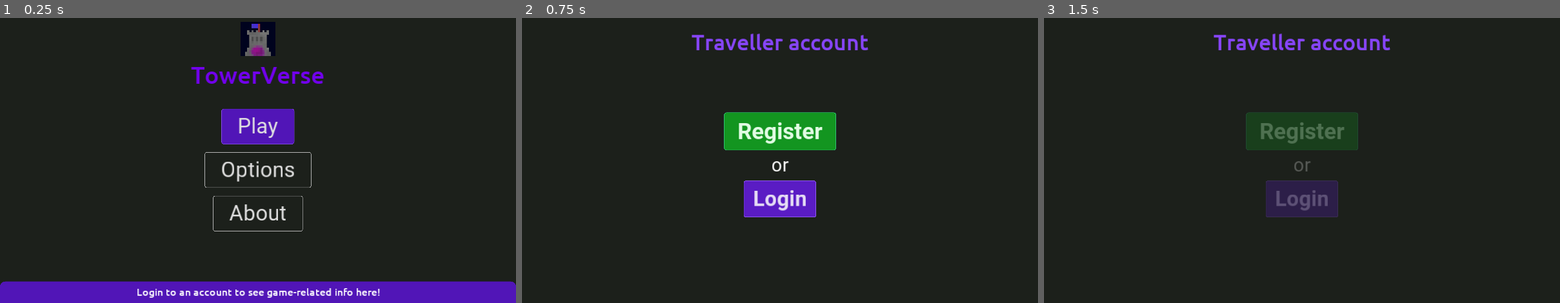
Above: before the commit, frames 1-3 (left to right).
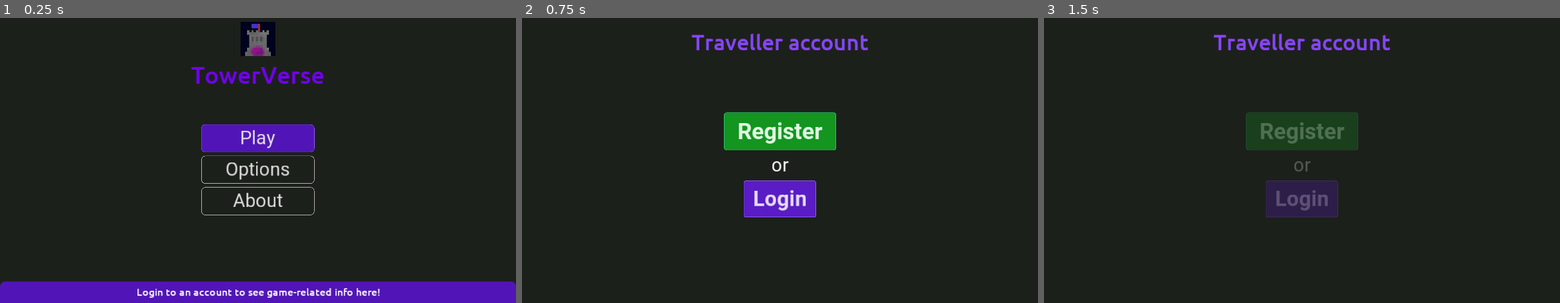
Above: after the commit, the same moments.

Repository: TowerVerse/towerverseandroid
Game: Godot game, scene res://assets/Scenes/StartMenu.tscn
The game is run twice, just before and just after one commit, with the same random seed, the same clock (stepped at 60 frames per second) and the same inputs.
Inputs:
- Up to frame 1 (0.25 s): no input
- Up to frame 2 (0.75 s): click "Play" at 0.5 s
- Up to frame 3 (1.5 s): click "Register" at 1.25 s

The runs differ from the first frame. In frame 1, 3.5% of the frame differs, in the area x 39-61%, y 31-75%; in frame 2, nothing differs; in frame 3, nothing differs.

Commit message:
Start menu buttons same size

Diff:
--- a/assets/Scenes/StartMenu.tscn
+++ b/assets/Scenes/StartMenu.tscn
@@ -13,8 +13,8 @@
 [sub_resource type="StyleBoxFlat" id=2]
 content_margin_left = 60.0
 content_margin_right = 60.0
-content_margin_top = 18.0
-content_margin_bottom = 18.0
+content_margin_top = 10.0
+content_margin_bottom = 10.0
 bg_color = Color( 0.317647, 0.0823529, 0.717647, 1 )
 border_width_left = 2
 border_width_top = 2
@@ -22,10 +22,10 @@
 border_width_bottom = 2
 border_color = Color( 0.576471, 0.352941, 0.952941, 1 )
 border_blend = true
-corner_radius_top_left = 9
-corner_radius_top_right = 9
-corner_radius_bottom_right = 9
-corner_radius_bottom_left = 9
+corner_radius_top_left = 15
+corner_radius_top_right = 15
+corner_radius_bottom_right = 15
+corner_radius_bottom_left = 15
 corner_detail = 10
 
 [sub_resource type="StyleBoxFlat" id=3]
@@ -40,42 +40,42 @@
 border_width_bottom = 4
 border_color = Color( 0.898039, 0.862745, 0.956863, 1 )
 border_blend = true
-corner_radius_top_left = 9
-corner_radius_top_right = 9
-corner_radius_bottom_right = 9
-corner_radius_bottom_left = 9
+corner_radius_top_left = 15
+corner_radius_top_right = 15
+corner_radius_bottom_right = 15
+corner_radius_bottom_left = 15
 corner_detail = 10
 
 [sub_resource type="DynamicFontData" id=4]
 font_path = "res://assets/Fonts/Roboto-Regular.ttf"
 
 [sub_resource type="DynamicFont" id=5]
-size = 80
+size = 70
 use_filter = true
 font_data = SubResource( 4 )
 
 [sub_resource type="StyleBoxFlat" id=6]
 content_margin_left = 60.0
 content_margin_right = 60.0
-content_margin_top = 18.0
-content_margin_bottom = 18.0
+content_margin_top = 10.0
+content_margin_bottom = 10.0
 bg_color = Color( 0.109804, 0.12549, 0.105882, 1 )
 border_width_left = 2
 border_width_top = 2
 border_width_right = 2
 border_width_bottom = 2
 border_color = Color( 0.705882, 0.705882, 0.705882, 1 )
-corner_radius_top_left = 7
-corner_radius_top_right = 7
-corner_radius_bottom_right = 7
-corner_radius_bottom_left = 7
+corner_radius_top_left = 15
+corner_radius_top_right = 15
+corner_radius_bottom_right = 15
+corner_radius_bottom_left = 15
 corner_detail = 10
 
 [sub_resource type="StyleBoxFlat" id=7]
 content_margin_left = 60.0
 content_margin_right = 60.0
-content_margin_top = 18.0
-content_margin_bottom = 18.0
+content_margin_top = 10.0
+content_margin_bottom = 10.0
 bg_color = Color( 0.109804, 0.12549, 0.105882, 1 )
 draw_center = false
 border_width_left = 4
@@ -84,68 +84,34 @@
 border_width_bottom = 4
 border_color = Color( 0.929412, 0.929412, 0.929412, 1 )
 border_blend = true
-corner_radius_top_left = 7
-corner_radius_top_right = 7
-corner_radius_bottom_right = 7
-corner_radius_bottom_left = 7
+corner_radius_top_left = 15
+corner_radius_top_right = 15
+corner_radius_bottom_right = 15
+corner_radius_bottom_left = 15
 corner_detail = 10
 
 [sub_resource type="StyleBoxFlat" id=8]
 content_margin_left = 60.0
 content_margin_right = 60.0
-content_margin_top = 18.0
-content_margin_bottom = 18.0
+content_margin_top = 10.0
+content_margin_bottom = 10.0
 bg_color = Color( 0.109804, 0.12549, 0.105882, 1 )
 border_width_left = 2
 border_width_top = 2
 border_width_right = 2
 border_width_bottom = 2
 border_color = Color( 0.705882, 0.705882, 0.705882, 1 )
-corner_radius_top_left = 7
-corner_radius_top_right = 7
-corner_radius_bottom_right = 7
-corner_radius_bottom_left = 7
+corner_radius_top_left = 15
+corner_radius_top_right = 15
+corner_radius_bottom_right = 15
+corner_radius_bottom_left = 15
 corner_detail = 10
 
 [sub_resource type="StyleBoxFlat" id=9]
 content_margin_left = 60.0
 content_margin_right = 60.0
-content_margin_top = 18.0
-content_margin_bottom = 18.0
-bg_color = Color( 0.109804, 0.12549, 0.105882, 1 )
-border_width_left = 2
-border_width_top = 2
-border_width_right = 2
-border_width_bottom = 2
-border_color = Color( 0.705882, 0.705882, 0.705882, 1 )
-corner_radius_top_left = 7
-corner_radius_top_right = 7
-corner_radius_bottom_right = 7
-corner_radius_bottom_left = 7
-corner_detail = 10
-
-[sub_resource type="StyleBoxFlat" id=10]
-content_margin_left = 60.0
-content_margin_right = 60.0
-content_margin_top = 18.0
-content_margin_bottom = 18.0
-bg_color = Color( 0.109804, 0.12549, 0.105882, 1 )
-border_width_left = 2
-border_width_top = 2
-border_width_right = 2
-border_width_bottom = 2
-border_color = Color( 0.705882, 0.705882, 0.705882, 1 )
-corner_radius_top_left = 7
-corner_radius_top_right = 7
-corner_radius_bottom_right = 7
-corner_radius_bottom_left = 7
-corner_detail = 10
-
-[sub_resource type="StyleBoxFlat" id=11]
-content_margin_left = 60.0
-content_margin_right = 60.0
-content_margin_top = 18.0
-content_margin_bottom = 18.0
+content_margin_top = 10.0
+content_margin_bottom = 10.0
 bg_color = Color( 0.109804, 0.12549, 0.105882, 1 )
 draw_center = false
 border_width_left = 4
@@ -154,64 +120,30 @@
 border_width_bottom = 4
 border_color = Color( 0.929412, 0.929412, 0.929412, 1 )
 border_blend = true
-corner_radius_top_left = 7
-corner_radius_top_right = 7
-corner_radius_bottom_right = 7
-corner_radius_bottom_left = 7
-corner_detail = 10
-
-[sub_resource type="StyleBoxFlat" id=12]
-content_margin_left = 60.0
-content_margin_right = 60.0
-content_margin_top = 18.0
-content_margin_bottom = 18.0
-bg_color = Color( 0.109804, 0.12549, 0.105882, 1 )
-border_width_left = 2
-border_width_top = 2
-border_width_right = 2
-border_width_bottom = 2
-border_color = Color( 0.705882, 0.705882, 0.705882, 1 )
-corner_radius_top_left = 7
-corner_radius_top_right = 7
-corner_radius_bottom_right = 7
-corner_radius_bottom_left = 7
-corner_detail = 10
-
-[sub_resource type="StyleBoxFlat" id=13]
-content_margin_left = 60.0
-content_margin_right = 60.0
-content_margin_top = 18.0
-content_margin_bottom = 18.0
-bg_color = Color( 0.109804, 0.12549, 0.105882, 1 )
-border_width_left = 2
-border_width_top = 2
-border_width_right = 2
-border_width_bottom = 2
-border_color = Color( 0.705882, 0.705882, 0.705882, 1 )
-corner_radius_top_left = 7
-corner_radius_top_right = 7
-corner_radius_bottom_right = 7
-corner_radius_bottom_left = 7
-corner_detail = 10
-
-[sub_resource type="StyleBoxFlat" id=14]
+corner_radius_top_left = 15
+corner_radius_top_right = 15
+corner_radius_bottom_right = 15
+corner_radius_bottom_left = 15
+corner_detail = 10
+
+[sub_resource type="StyleBoxFlat" id=10]
 bg_color = Color( 0.317647, 0.0823529, 0.717647, 1 )
 corner_radius_top_left = 20
 corner_radius_top_right = 20
 
-[sub_resource type="DynamicFont" id=15]
+[sub_resource type="DynamicFont" id=11]
 size = 40
 use_filter = true
 font_data = ExtResource( 9 )
 
-[sub_resource type="StyleBoxEmpty" id=16]
-
-[sub_resource type="DynamicFont" id=17]
+[sub_resource type="StyleBoxEmpty" id=12]
+
+[sub_resource type="DynamicFont" id=13]
 size = 40
 use_filter = true
 font_data = ExtResource( 9 )
 
-[sub_resource type="DynamicFont" id=18]
+[sub_resource type="DynamicFont" id=14]
 size = 30
 use_filter = true
 font_data = ExtResource( 2 )
@@ -257,23 +189,22 @@
 anchor_top = 0.5
 anchor_right = 0.5
 anchor_bottom = 0.5
-margin_left = -960.0
-margin_top = -183.5
-margin_right = 960.0
-margin_bottom = 269.5
+margin_left = -211.0
+margin_top = -127.0
+margin_right = 210.0
+margin_bottom = 215.0
 size_flags_horizontal = 3
-custom_constants/separation = 30
+custom_constants/separation = 13
 alignment = 1
 __meta__ = {
 "_edit_use_anchors_": false
 }
 
 [node name="play_button" type="Button" parent="button_container"]
-margin_left = 824.0
-margin_right = 1095.0
-margin_bottom = 131.0
+margin_top = 3.0
+margin_right = 421.0
+margin_bottom = 106.0
 focus_mode = 0
-size_flags_horizontal = 4
 size_flags_vertical = 0
 custom_styles/hover = SubResource( 2 )
 custom_styles/pressed = SubResource( 3 )
@@ -286,16 +217,14 @@
 }
 
 [node name="options_button" type="Button" parent="button_container"]
-margin_left = 762.0
-margin_top = 161.0
-margin_right = 1158.0
-margin_bottom = 292.0
+margin_top = 119.0
+margin_right = 421.0
+margin_bottom = 222.0
 focus_mode = 0
-size_flags_horizontal = 4
 custom_styles/hover = SubResource( 6 )
 custom_styles/pressed = SubResource( 7 )
-custom_styles/disabled = SubResource( 8 )
-custom_styles/normal = SubResource( 9 )
+custom_styles/disabled = SubResource( 6 )
+custom_styles/normal = SubResource( 6 )
 custom_fonts/font = SubResource( 5 )
 text = "Options"
 __meta__ = {
@@ -303,16 +232,14 @@
 }
 
 [node name="about_button" type="Button" parent="button_container"]
-margin_left = 793.0
-margin_top = 322.0
-margin_right = 1126.0
-margin_bottom = 453.0
+margin_top = 235.0
+margin_right = 421.0
+margin_bottom = 338.0
 focus_mode = 0
-size_flags_horizontal = 4
-custom_styles/hover = SubResource( 10 )
-custom_styles/pressed = SubResource( 11 )
-custom_styles/disabled = SubResource( 12 )
-custom_styles/normal = SubResource( 13 )
+custom_styles/hover = SubResource( 8 )
+custom_styles/pressed = SubResource( 9 )
+custom_styles/disabled = SubResource( 8 )
+custom_styles/normal = SubResource( 8 )
 custom_fonts/font = SubResource( 5 )
 text = "About"
 __meta__ = {
Not shown: 5 places in assets/Scenes/StartMenu.tscn that only renumber resources
